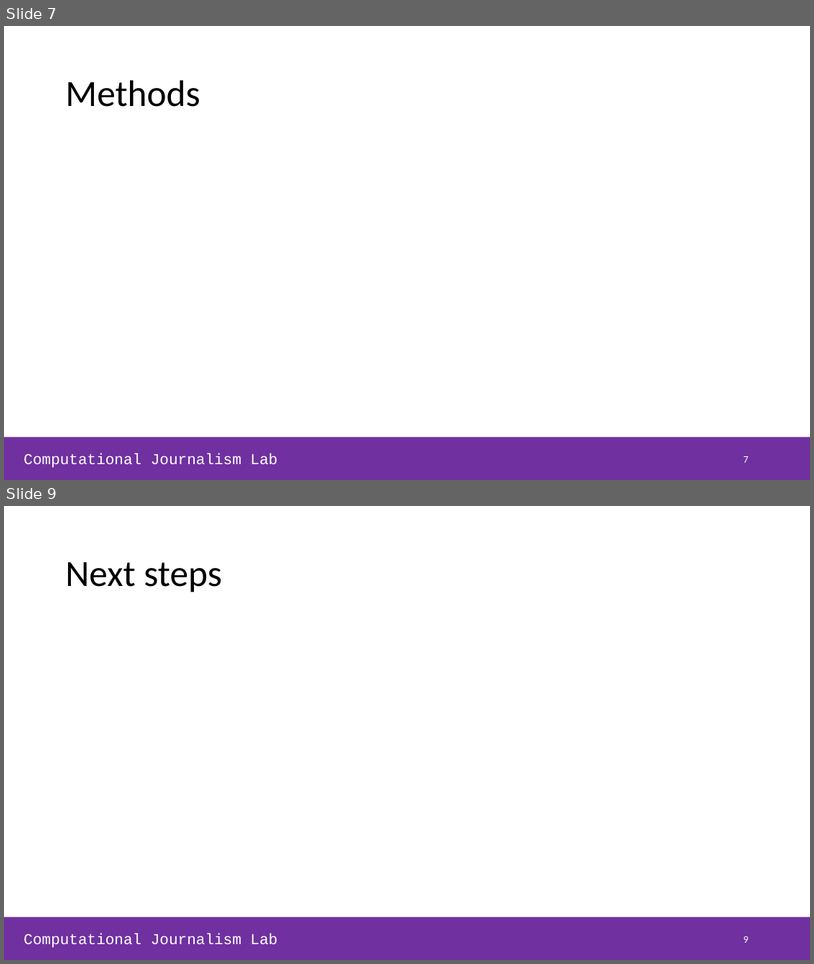
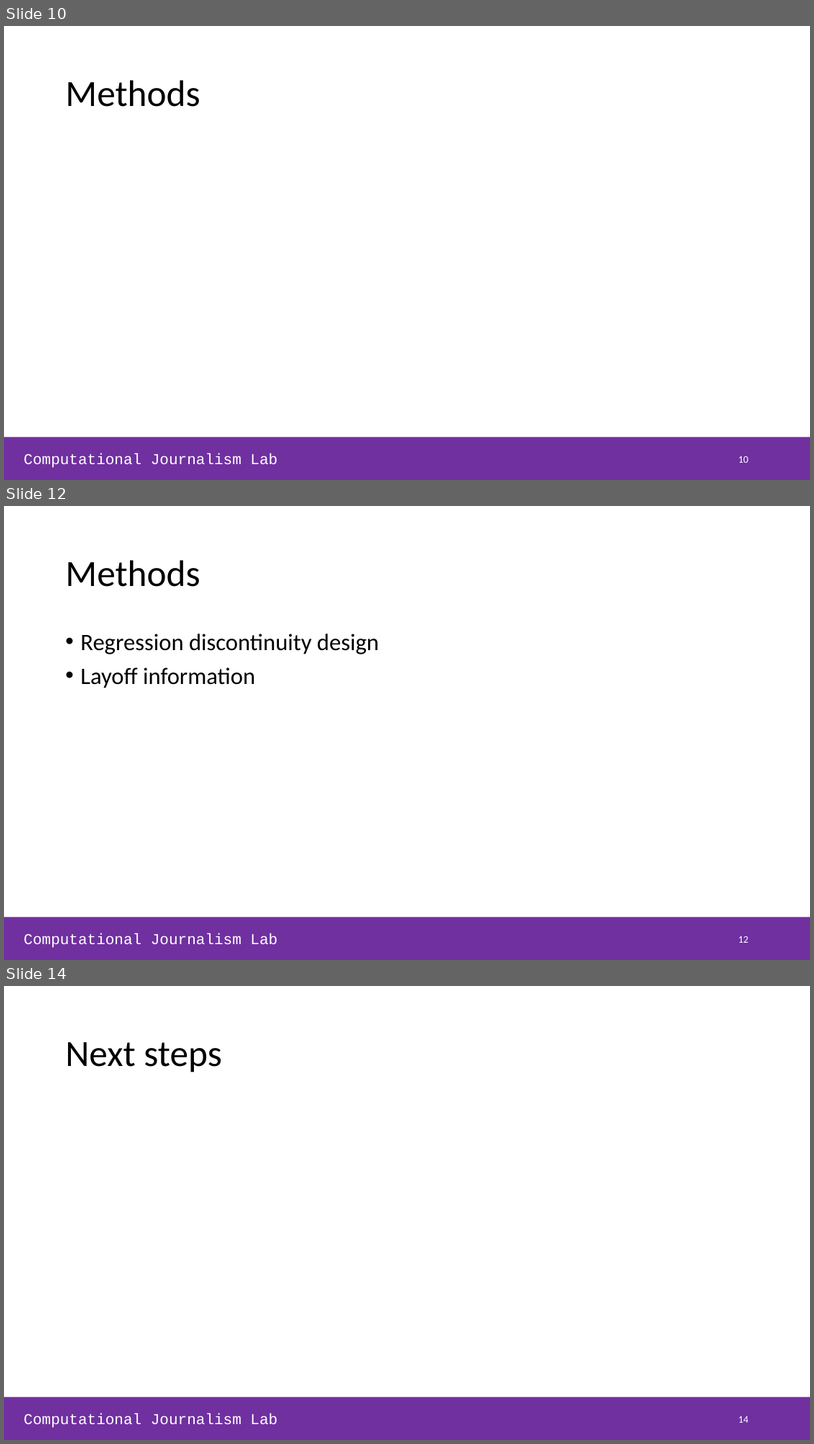
Before and after one commit to NHagar/layoffs_analysis, a slide deck: slides_lab-meeting.pptx. Shown one above the other, each under a label of ours: slides 7 and 9 before the commit, slides 10, 12 and 14 after it; the slides between them are not shown. The pictures are 814x964 and 814x1444 pixels, drawn with LibreOffice and Linux fonts; fonts in the diff are those of the drawing. Boxes give left, top, right and bottom in pixels: in the first picture for what was removed or moved away, otherwise in the second. Text is boxed around its words. In the diff, an @@ line names an element or a change of style, - is before the commit and + after.

```diff
--- a/slides_lab-meeting.pptx
+++ b/slides_lab-meeting.pptx
@@ slide 12 added at [4,506,810,960], background #FFFFFF; not listed: 2 template elements that a slide beside it also shows @@
@@ title added at [65,560,200,587], 44 pt, text #000000 @@
+Methods
@@ text added at [80,633,379,688], 28 pt, text #000000 @@
+• Regression discontinuity design
+• Layoff information
@@ page number added at [738,936,748,942], 12 pt, text #FFFFFF @@
+12
@@ what was slide 7 is now slide 10 @@
@@ page number at [738,456,748,462]: text changed @@
-7
+10
@@ what was slide 9 is now slide 14 @@
@@ page number at [738,1416,748,1422]: text changed @@
-9
+14
```
Also in this commit, not shown: 2 slides changed, 9 other slides added, 1 slide removed, 5 other files.
